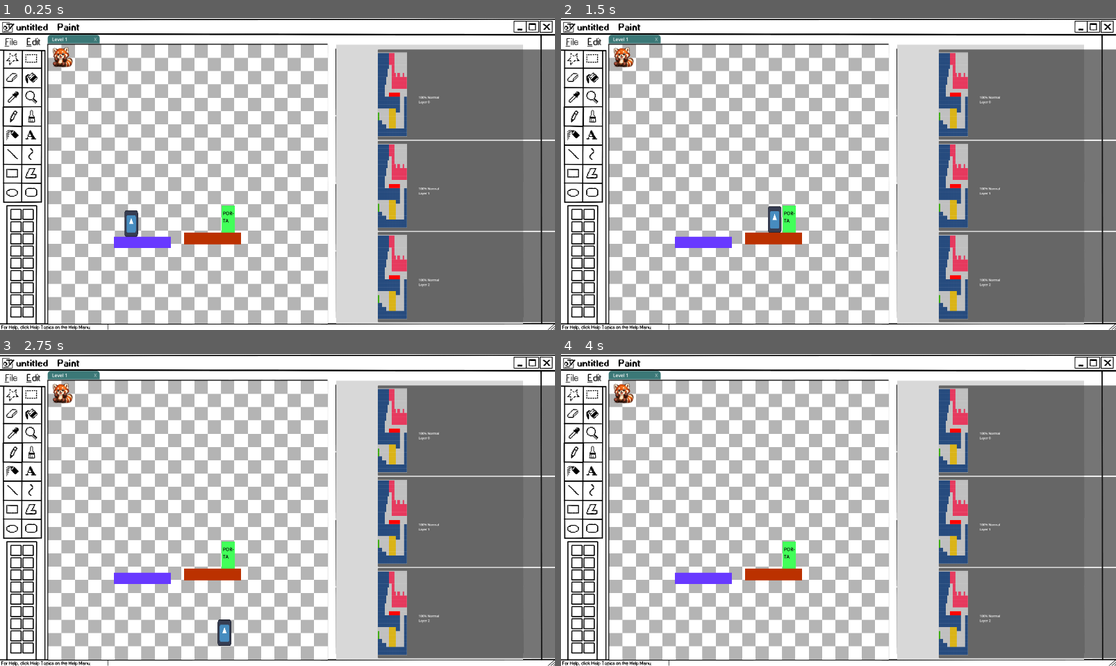
Above: before the commit, frames 1-4 (two rows, left to right).
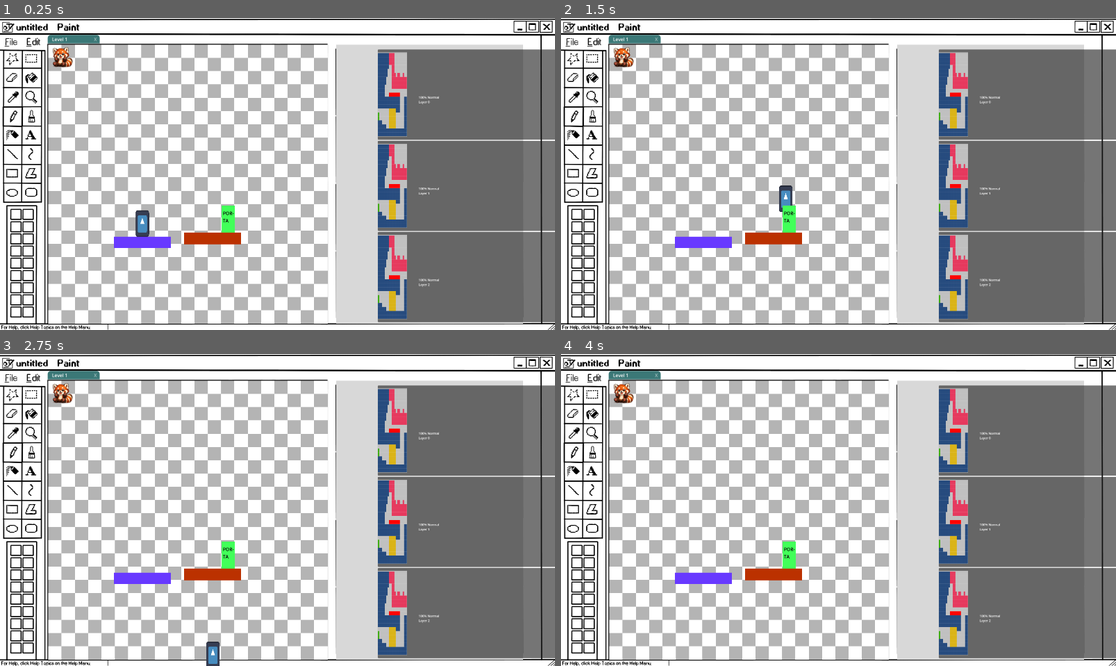
Above: after the commit, the same moments.

Repository: gfezzuog/GGJ2026
Game: Godot game, scene res://test.tscn
The game is run twice, just before and just after one commit, with the same random seed, the same clock (stepped at 60 frames per second) and the same inputs. The project has no main scene, so this scene is started directly. The engine's default icon, where the game draws it, is replaced by a stand-in: a white triangle on a blue panel in a dark square.
Inputs (mouse positions are in pixels of both pictures, inside the frame that each line leads up to):
- Up to frame 1 (0.25 s): no input
- Up to frame 2 (1.5 s): tap Enter at 0.5 s; move the mouse to (960, 158) at 0.52 s; hold D (right) from 0.53 s (still down); tap Space (jump) at 0.6, 0.77, 1.07 s; move the mouse to (727, 189) at 1.27 s; click (727, 189) at 1.35 s
- Up to frame 3 (2.75 s): tap Space (jump) at 1.52, 1.55, 1.82, 2.1 s; move the mouse to (333, 441) at 2.02 s; release D (right) at 2.03 s; hold A (left) from 2.03 s (still down)
- Up to frame 4 (4 s): move the mouse to (810, 572) at 2.77 s; release A (left) at 2.78 s; hold D (right) from 2.78 s (still down); click (810, 572) at 2.85 s; tap Space (jump) at 3.02, 3.05, 3.32, 3.5, 3.6, 3.77 s; move the mouse to (1005, 556) at 3.52 s

The runs differ from the first frame. In frame 1, 0.4% of the frame differs, in the area x 22-27%, y 61-71%; in frame 2, 0.3%; in frame 3, 0.4%, in the area x 37-42%, y 85-100%; in frame 4, nothing differs.

Commit message:
player fixed

Diff:
--- a/ggj-2026/Scenes/Levels/Level_1.tscn
+++ b/ggj-2026/Scenes/Levels/Level_1.tscn
@@ -135,7 +135,7 @@
 offset_bottom = 966.0
 
 [node name="Player" parent="HBoxContainer/Canvas" instance=ExtResource("3_hs11j")]
-position = Vector2(326, 605)
+position = Vector2(899, 180)
 
 [node name="Door" parent="HBoxContainer/Canvas" instance=ExtResource("4_o5ofx")]
 position = Vector2(23, 733)
--- a/ggj-2026/Scenes/Player/player.tscn
+++ b/ggj-2026/Scenes/Player/player.tscn
@@ -8,6 +8,7 @@
 
 [node name="Player" type="CharacterBody2D"]
 script = ExtResource("1_a3d8c")
+jump_force = 400.0
 gravity = 700.0
 
 [node name="CollisionShape2D" type="CollisionShape2D" parent="."]
